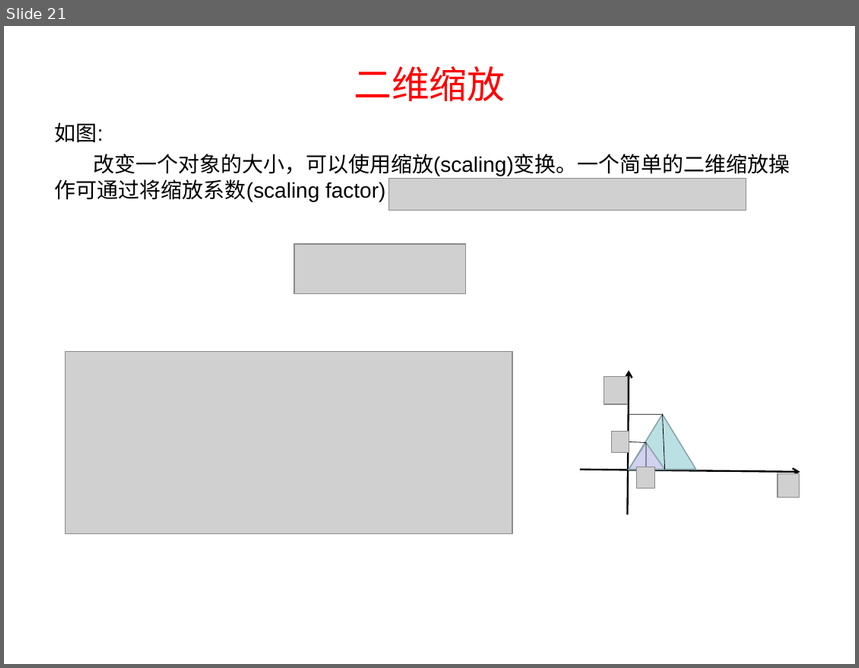
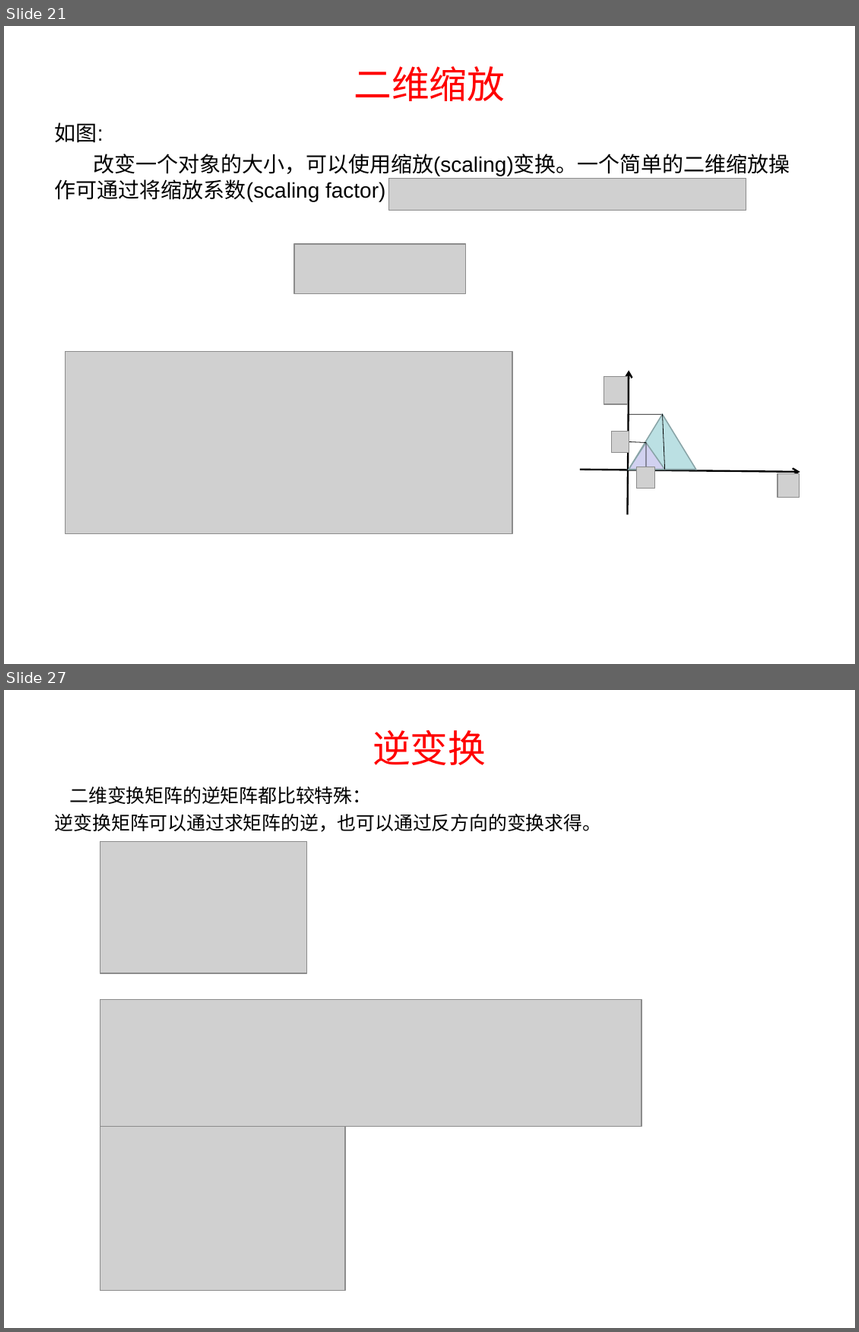
Before and after one commit to lhswei/3Dtransform, a slide deck: 3D数学基础transform.ppt. Shown one above the other, each under a label of ours: slide 21 before the commit, slides 21 and 27 after it; the slides between them are not shown. The pictures are 859x668 and 859x1332 pixels, drawn with LibreOffice and Linux fonts; fonts in the diff are those of the drawing; grey boxes stand for pictures; background and template pictures are left out. Boxes give left, top, right and bottom in pixels: in the first picture for what was removed or moved away, otherwise in the second. Text is boxed around its words. In the diff, an @@ line names an element or a change of style, - is before the commit and + after.

```diff
--- a/3D数学基础transform.ppt
+++ b/3D数学基础transform.ppt
@@ slide 27 added at (4, 690, 855, 1328), background #FFFFFF @@
@@ title added at (373, 730, 486, 765), 32 pt, text #FF0000 @@
+逆变换
@@ text added at (55, 787, 601, 832), 16 pt, text #000000 @@
+二维变换矩阵的逆矩阵都比较特殊：
+逆变换矩阵可以通过求矩阵的逆，也可以通过反方向的变换求得。
@@ picture added at (101, 841, 307, 973) @@
@@ picture added at (101, 1000, 642, 1128) @@
@@ picture added at (101, 1127, 345, 1291) @@
```
Also in this commit, not shown: 1 slide changed, 13 other slides added, 1 slide removed.
